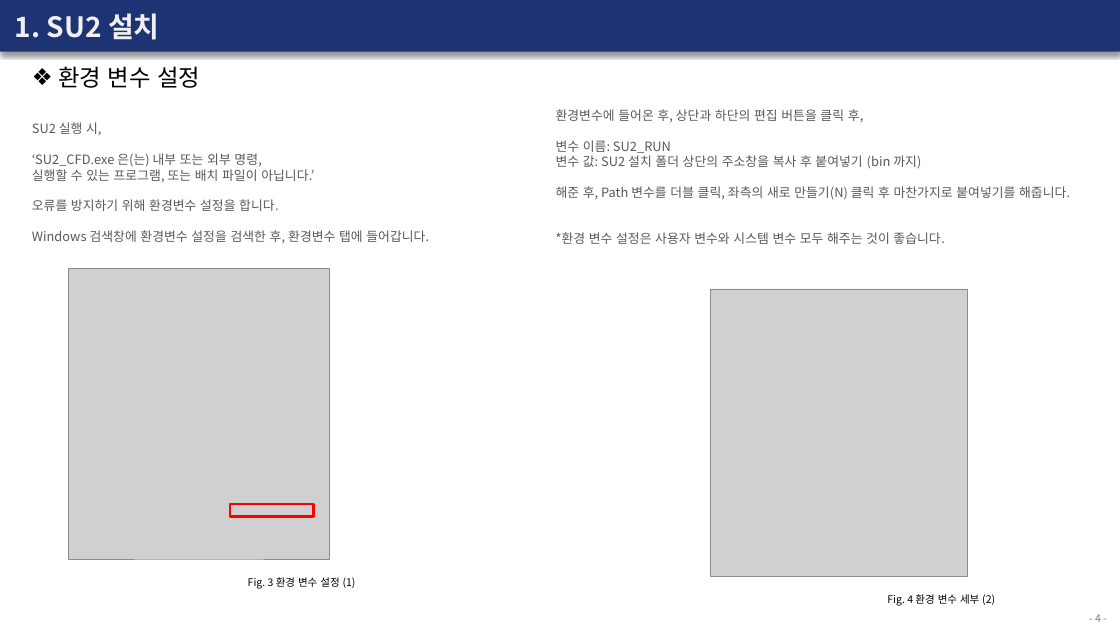
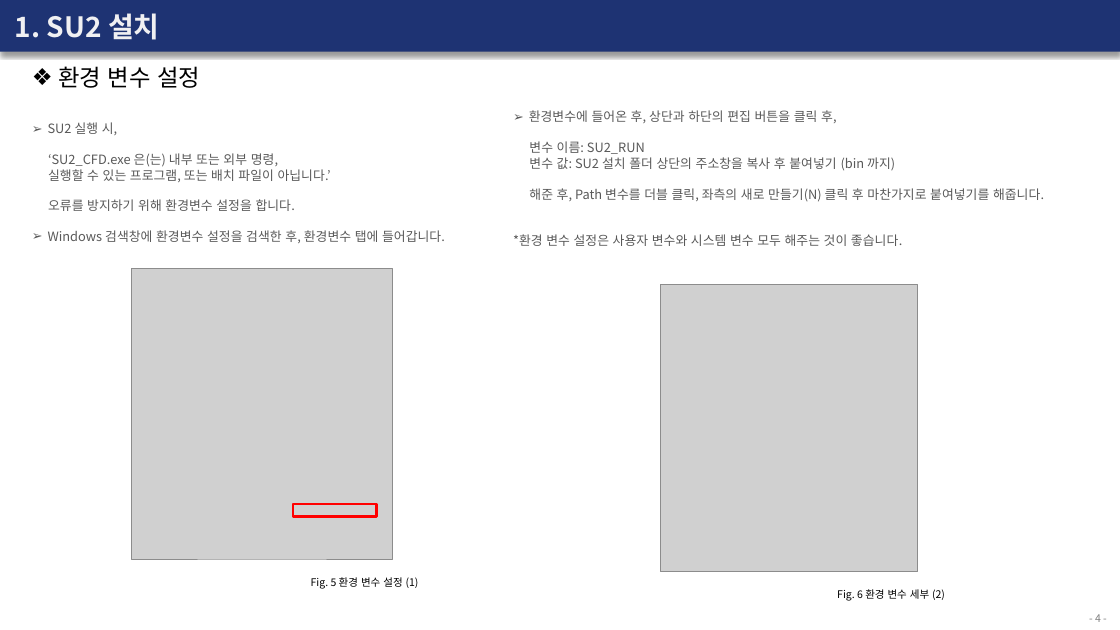
Before and after one commit to Bogeuns/17415009_BogeunSeo, a slide deck: slide 4 of Lecture/Week_1/Repoert_Week_1.pptx. Drawn at 1120x630 pixels with LibreOffice and Linux fonts; fonts in the diff are those of the drawing; grey boxes stand for pictures. Boxes give left, top, right and bottom in pixels: in the first picture for what was removed or moved away, otherwise in the second. Text is boxed around its words. In the diff, an @@ line names an element or a change of style, - is before the commit and + after.

```diff
--- a/Lecture/Week_1/Repoert_Week_1.pptx
+++ b/Lecture/Week_1/Repoert_Week_1.pptx
@@ text "SU2 실행 시," at [48, 122, 445, 243]: bullet none to ➢; indent changed @@
@@ text "환경변수에 들어온 후, 상단과 하단의 ...": place and size @@
-text "환경변수에 들어온 후, 상단과 하단의 ..." at [556, 109, 1070, 244]
+text "환경변수에 들어온 후, 상단과 하단의 ..." at [513, 110, 1044, 246]
@@ text at [529, 110, 1044, 202]: bullet none to ➢; indent changed @@
@@ picture: place and size @@
-picture at [69, 268, 329, 559]
+picture at [132, 268, 392, 559]
@@ picture: place and size @@
-picture at [711, 289, 968, 576]
+picture at [660, 284, 918, 571]
@@ rectangle: place and size @@
-rectangle at [230, 504, 313, 517]
+rectangle at [293, 504, 376, 517]
@@ text at [311, 577, 419, 589]: text changed @@
-Fig. 3 환경 변수 설정 (1)
+Fig. 5 환경 변수 설정 (1)
@@ text at [837, 589, 945, 601]: text changed @@
-Fig. 4 환경 변수 세부 (2)
+Fig. 6 환경 변수 세부 (2)
```
Also in this commit, not shown: 10 other slides changed, 1 other file.
